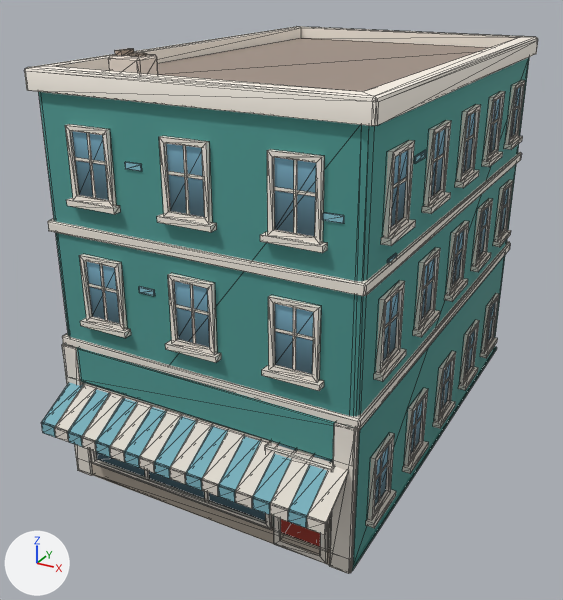
Before and after pictures for a commit that changed the glTF model newcity/art/kit/boylston_s8.glb.
Before and after are seen from a 50 mm lens placed at (10.4, -21.4, 14.3), pointed at (-0.4, -1.7, 4.4). Lighting does not change. The marker at lower left points along +X, +Y and +Z. The picture after the commit comes second. Mesh edges are drawn as thin lines. Vertices at exactly the same position are counted once.

Before the edit, the objects in view are built like this:
```python
me_boylston_s8 = bpy.data.meshes.new('boylston_s8')
me_boylston_s8.from_pydata(...)  # 1856 vertices, 2518 faces; spans x -4.7..4.7, y -8.4..7.2, z 0.0..12.2
me_boylston_s8.materials.append(mat_kit_atlas)  # picture img_atlas
# before: 678 (-1.2, -7.0, 6.4) at pixel (155, 295), 679 (-1.7, -7.0, 6.4) at pixel (139, 292), 684 (-1.7, -7.0, 6.4) at pixel (139, 292), 685 (-1.7, -7.0, 6.4) at pixel (139, 292), 686 (-1.2, -7.0, 6.4) at pixel (154, 296)
# before: 687 (-1.2, -7.0, 6.4) at pixel (153, 296), 688 (-1.7, -7.0, 6.6) at pixel (138, 286), 689 (-1.7, -7.0, 6.6) at pixel (138, 287), 690 (-1.7, -7.0, 6.6) at pixel (139, 286), 691 (-1.2, -7.0, 6.6) at pixel (153, 290)
# before: 692 (-1.2, -7.0, 6.6) at pixel (154, 290), 693 (-1.2, -7.0, 6.6) at pixel (153, 289), 694 (-1.2, -7.0, 6.6) at pixel (154, 289), 695 (-1.2, -7.0, 6.6) at pixel (154, 290), 696 (-1.7, -7.0, 6.6) at pixel (139, 286)
# before: 697 (-1.7, -7.0, 6.6) at pixel (139, 286)
ob_boylston_s8 = bpy.data.objects.new('boylston_s8', me_boylston_s8)
ob_boylston_s8.location = (0.0, 0.0, 0.0)
```
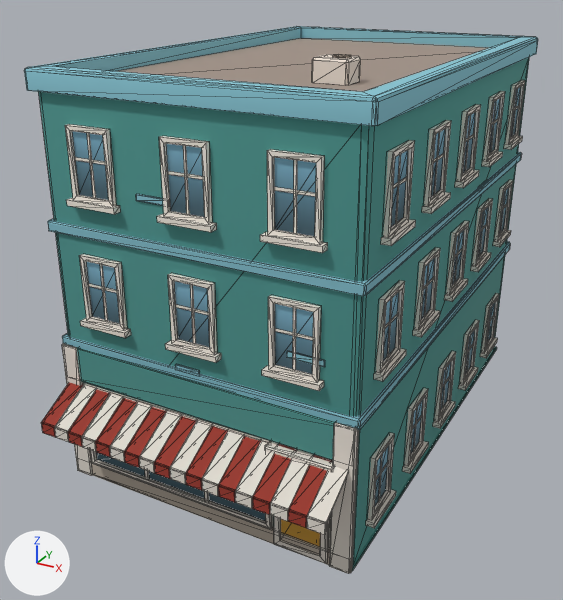
Pixel boxes (x1, y1, x2, y2) of what changed, in the pictures (563 x 600 px; the box of a moved part takes in the faces that stretch with it):
```json
{"part": 1, "of": "me_boylston_s8", "change": "moved or reshaped", "after": [175, 364, 200, 374], "on screen": "not visible before"}
{"part": 2, "of": "me_boylston_s8", "change": "moved or reshaped", "before": [125, 162, 142, 171], "on screen": "not visible afterwards"}
{"part": 3, "of": "me_boylston_s8", "change": "moved or reshaped", "before": [323, 212, 344, 224], "after": [287, 351, 325, 367]}
{"part": 4, "of": "me_boylston_s8", "change": "moved or reshaped", "before": [414, 150, 427, 163], "after": [487, 328, 492, 337]}
{"part": 5, "of": "me_boylston_s8", "change": "moved or reshaped", "before": [387, 253, 397, 263], "on screen": "not visible afterwards"}
{"part": 6, "of": "me_boylston_s8", "change": "moved or reshaped", "before": [128, 53, 147, 57], "after": [333, 54, 351, 58]}
{"part": 7, "of": "me_boylston_s8", "change": "moved or reshaped", "before": [109, 54, 158, 75], "after": [312, 54, 361, 85]}
{"part": 8, "of": "me_boylston_s8", "change": "deleted", "before": [115, 48, 134, 56]}
{"part": 9, "of": "me_boylston_s8", "change": "moved or reshaped", "before": [139, 286, 155, 296], "after": [136, 194, 163, 205]}
{"part": 10, "of": "me_boylston_s8", "change": "surface changed", "before": [24, 26, 538, 547], "after": [24, 26, 538, 547], "on screen": "white to cyan"}
```

The change, as JSON lines over the scene's bpy script:
```json
{"block": "me_boylston_s8", "where": "# used by ob_boylston_s8; location = (0.0, 0.0, 0.0)"}
{"block": "me_boylston_s8", "where": "# verts and faces of me_boylston_s8; kept vertices keep their numbers, new ones are numbered from 1856"}
{"op": "remove", "block": "me_boylston_s8", "code": "me_boylston_s8.from_pydata(...)  # 1856 vertices, 2518 faces; spans x -4.7..4.7, y -8.4..7.2, z 0.0..12.2"}
{"op": "add", "block": "me_boylston_s8", "code": "me_boylston_s8.from_pydata(...)  # 1848 vertices, 2508 faces; spans x -4.7..4.7, y -8.4..7.2, z 0.0..12.1"}
{"block": "me_boylston_s8", "change": "me_boylston_s8 part 1: the loose piece of 16 vertices spanning x -1.7..-1.0, y -7.0, z 2.3..2.5 is moved by (1.1, 0.0, 2.1)"}
{"block": "me_boylston_s8", "change": "me_boylston_s8 part 2: the loose piece of 16 vertices spanning x -1.8..-1.3, y -7.0, z 9.6..9.8 is scaled about its middle by (2.03, 1, 1), then moved by (2.7, 0.0, -7.6)"}
{"block": "me_boylston_s8", "change": "me_boylston_s8 part 3: the loose piece of 16 vertices spanning x 3.5..4.0, y -7.0, z 9.2..9.3 is scaled about its middle by (2.03, 1, 1), then moved by (-0.6, 0.0, -3.5)"}
{"block": "me_boylston_s8", "change": "me_boylston_s8 part 4: the loose piece of 16 vertices spanning x 4.5, y -4.3..-3.5, z 9.9..10.1 is moved by (0.0, 9.3, -8.6)"}
{"block": "me_boylston_s8", "change": "me_boylston_s8 part 5: the loose piece of 16 vertices spanning x 4.5, y -5.6..-5.1, z 7.8..8.0 is scaled about its middle by (1, 2.03, 1), then moved by (0.0, 7.6, -0.1)"}
{"block": "me_boylston_s8", "change": "me_boylston_s8 part 6: the loose piece of 16 vertices spanning x -2.7..-2.3, y -5.6..-5.1, z 12.1 is moved by (4.6, 2.1, 0.0)"}
{"block": "me_boylston_s8", "change": "me_boylston_s8 part 7: the loose piece of 20 vertices spanning x -3.2..-2.2, y -5.8..-5.0, z 11.5..12.1 is moved by (4.6, 2.1, 0.0)"}
{"block": "me_boylston_s8", "change": "me_boylston_s8 part 8: the loose piece of 8 vertices spanning x -3.0..-2.8, y -5.6..-5.1, z 12.1..12.2 is deleted"}
{"block": "me_boylston_s8", "change": "me_boylston_s8 part 9"}
{"op": "add", "block": "me_boylston_s8", "code": "for i in [678, 686, 687, 693, 694]: verts[i] += (0.7, 0.0, 2.5)"}
{"op": "add", "block": "me_boylston_s8", "code": "for i in [679, 684, 685, 690, 697]: verts[i] += (0.2, 0.0, 2.5)"}
{"op": "add", "block": "me_boylston_s8", "code": "for i in [688, 689, 696]: verts[i] += (0.2, 0.0, 2.4)"}
{"op": "add", "block": "me_boylston_s8", "code": "for i in [691, 692, 695]: verts[i] += (0.7, 0.0, 2.4)"}
{"block": "me_boylston_s8", "change": "me_boylston_s8 part 10: 386 kept faces spanning x -4.7..4.7, y -8.4..7.2, z 0.2..11.9 get new texture (UV) coordinates"}
{"block": "me_boylston_s8", "change": "other edits to the shape of me_boylston_s8 do not show in these pictures"}
```
